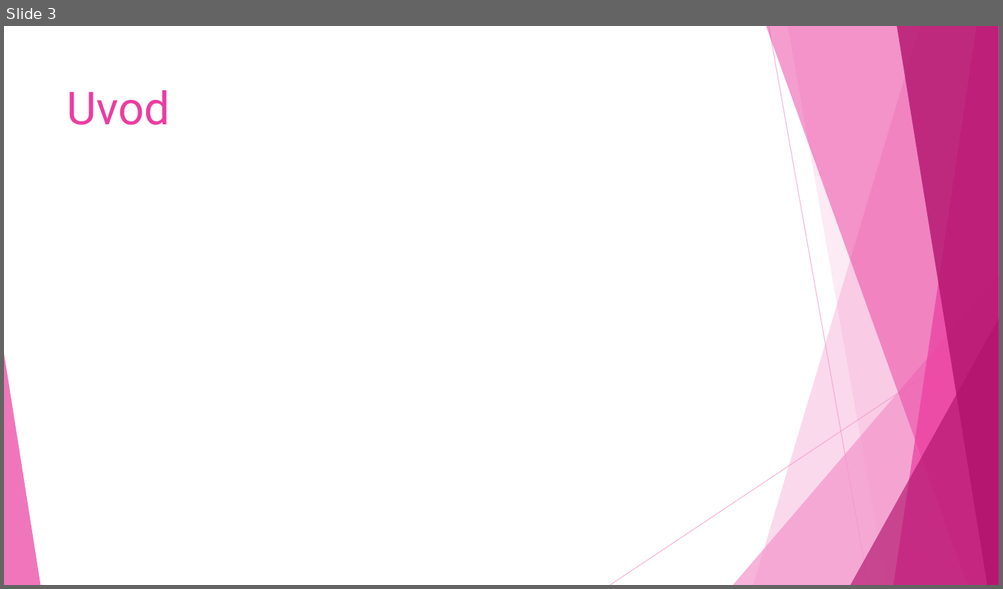
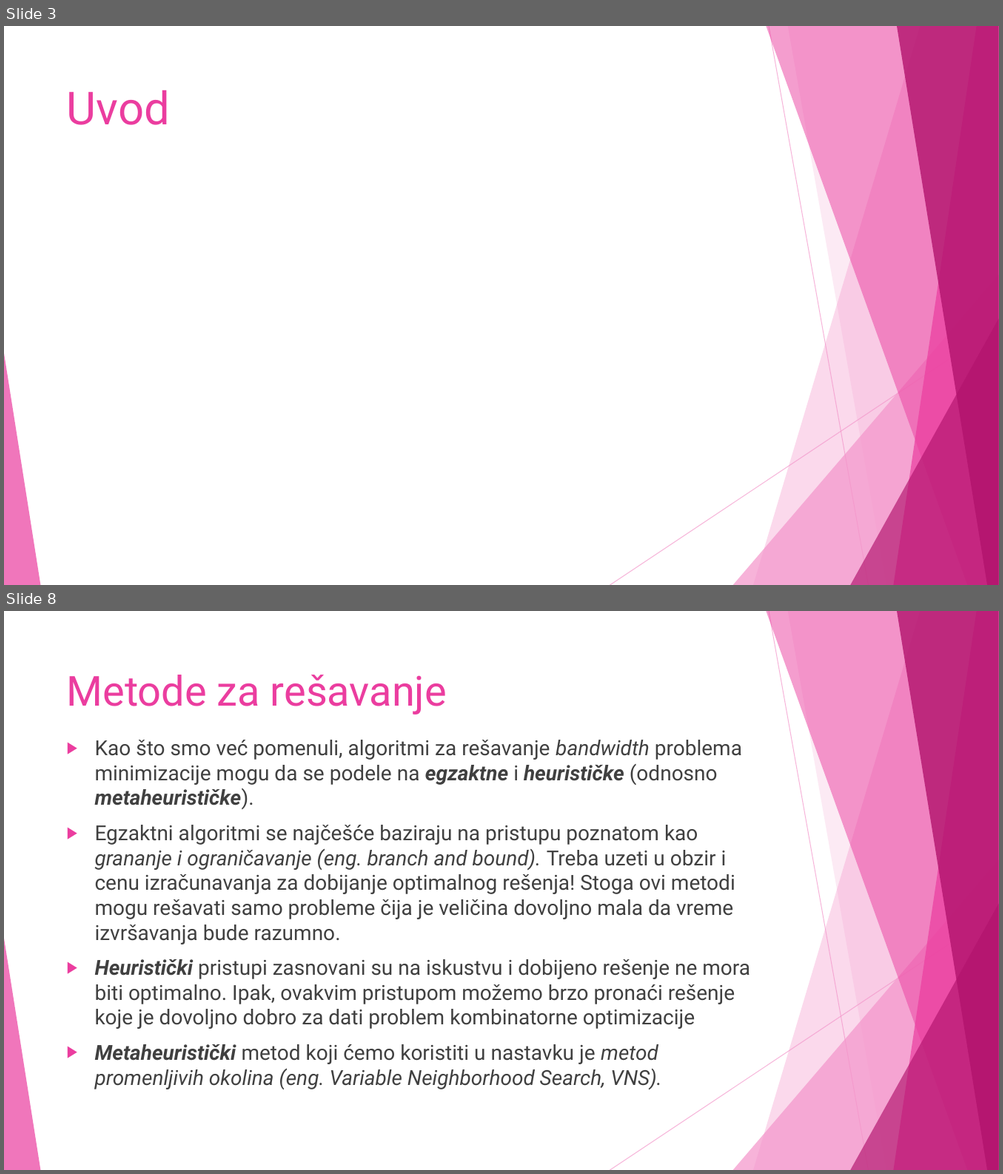
Before and after one commit to NevenaaNikolic/Bandwidth-minimization-problem, a slide deck: Presentation/BMP.ppsx. Shown one above the other, each under a label of ours: slide 3 before the commit, slides 3 and 8 after it; the slides between them are not shown. The pictures are 1003x589 and 1003x1174 pixels, drawn with LibreOffice and Linux fonts; fonts in the diff are those of the drawing; grey boxes stand for pictures. Boxes give left, top, right and bottom in pixels: in the first picture for what was removed or moved away, otherwise in the second. Text is boxed around its words. In the diff, an @@ line names an element or a change of style, - is before the commit and + after.

```diff
--- a/Presentation/BMP.ppsx
+++ b/Presentation/BMP.ppsx
@@ slide 8 added at (x1=4, y1=611, x2=999, y2=1170), background #FFFFFF; not listed: 10 template elements that a slide beside it also shows @@
@@ title added at (x1=67, y1=675, x2=447, y2=715), 40 pt, text #EB3D9F @@
+Metode za rešavanje
@@ text added at (x1=95, y1=740, x2=750, y2=1090), 20 pt, text #404040 @@
+▶ Kao što smo već pomenuli, algoritmi za rešavanje bandwidth problema minimizacije mogu da se podele na egzaktne i heurističke (odnosno metaheurističke).
+▶ Egzaktni algoritmi se najčešće baziraju na pristupu poznatom kao grananje i ograničavanje (eng. branch and bound). Treba uzeti u obzir i cenu izračunavanja za dobijanje optimalnog rešenja! Stoga ovi metodi mogu rešavati samo probleme čija je veličina dovoljno mala da vreme izvršavanja bude razumno.
+▶ Heuristički pristupi zasnovani su na iskustvu i dobijeno rešenje ne mora biti optimalno. Ipak, ovakvim pristupom možemo brzo pronaći rešenje koje je dovoljno dobro za dati problem kombinatorne optimizacije
+▶ Metaheuristički metod koji ćemo koristiti u nastavku je metod promenljivih okolina (eng. Variable Neighborhood Search, VNS).
```
Also in this commit, not shown: 8 other slides added.
